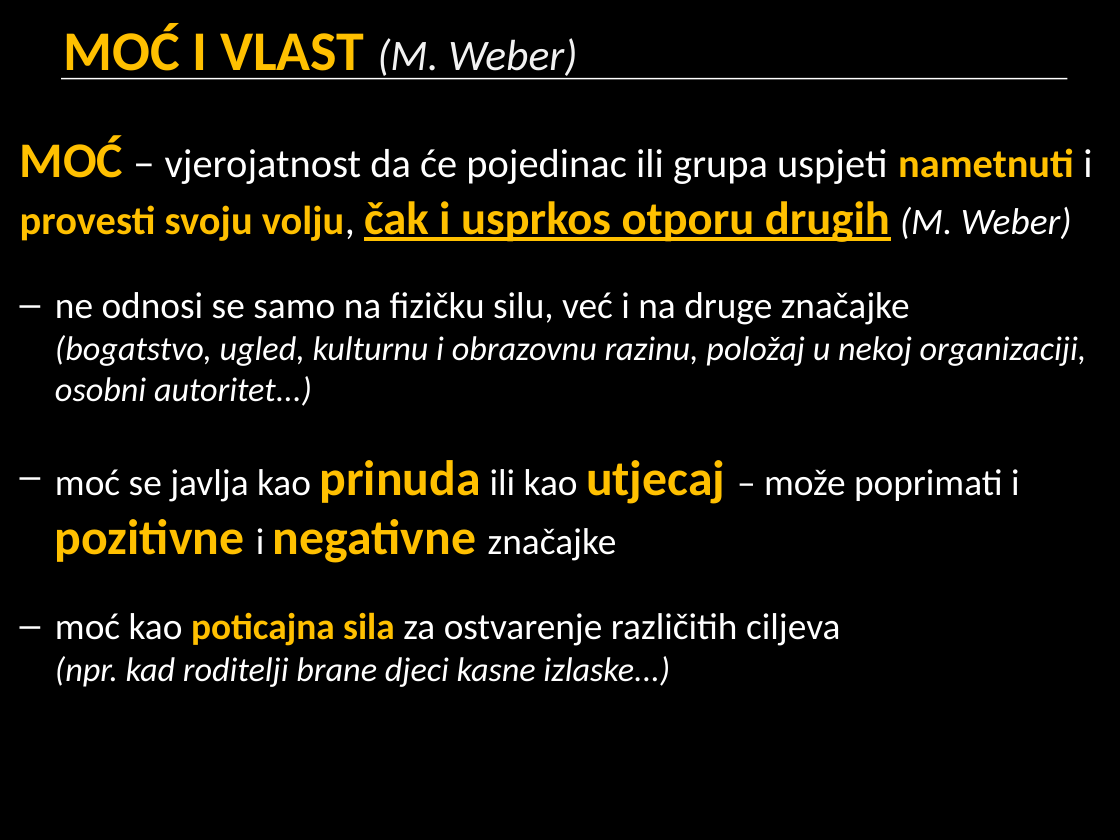
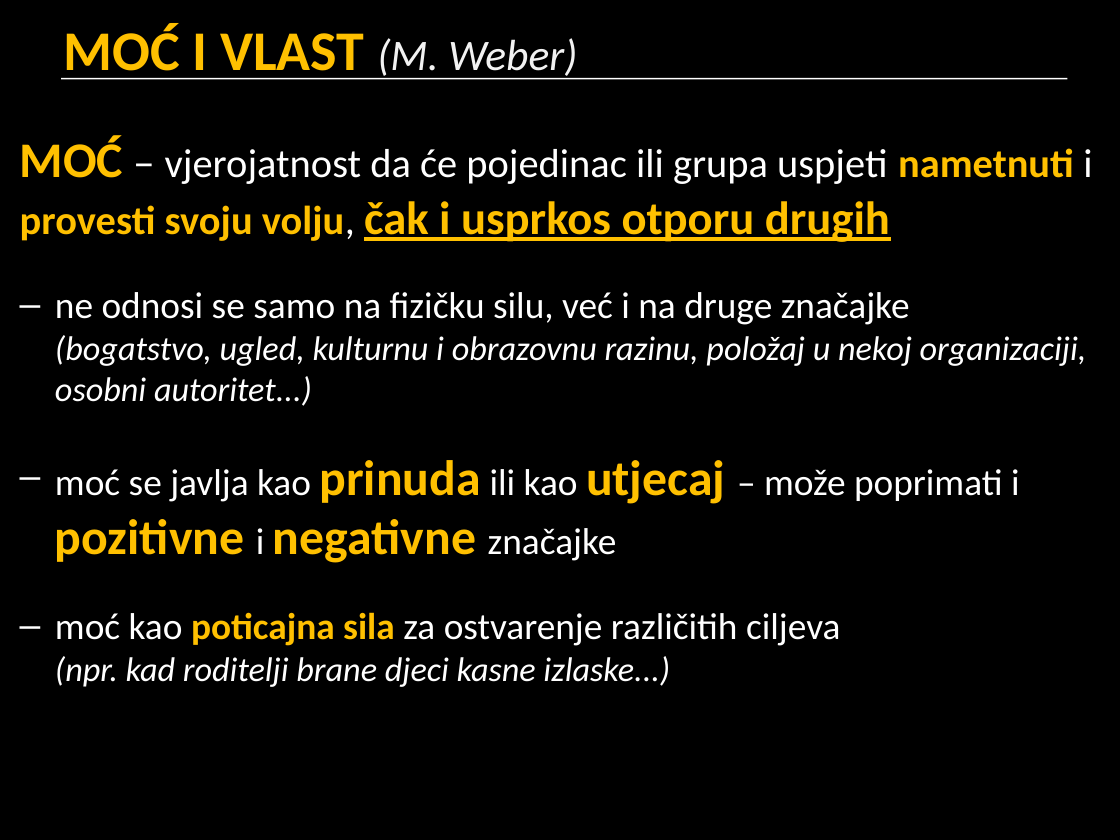
Before and after one commit to cornx/print, a slide deck: slide 10 of data/politika/prezentacije/U3_001_pojam_politike.pptx. Drawn at 1120x840 pixels with LibreOffice and Linux fonts; fonts in the diff are those of the drawing. Boxes give left, top, right and bottom in pixels: in the first picture for what was removed or moved away, otherwise in the second. Text is boxed around its words. In the diff, an @@ line names an element or a change of style, - is before the commit and + after.

```diff
--- a/data/politika/prezentacije/U3_001_pojam_politike.pptx
+++ b/data/politika/prezentacije/U3_001_pojam_politike.pptx
@@ text at box(20, 136, 1092, 242): text changed @@
-MOĆ – vjerojatnost da će pojedinac ili grupa uspjeti nametnuti i provesti svoju volju, čak i usprkos otporu drugih (M. Weber)
+MOĆ – vjerojatnost da će pojedinac ili grupa uspjeti nametnuti i provesti svoju volju, čak i usprkos otporu drugih
```
Also in this commit, not shown: 1 other slide changed.
